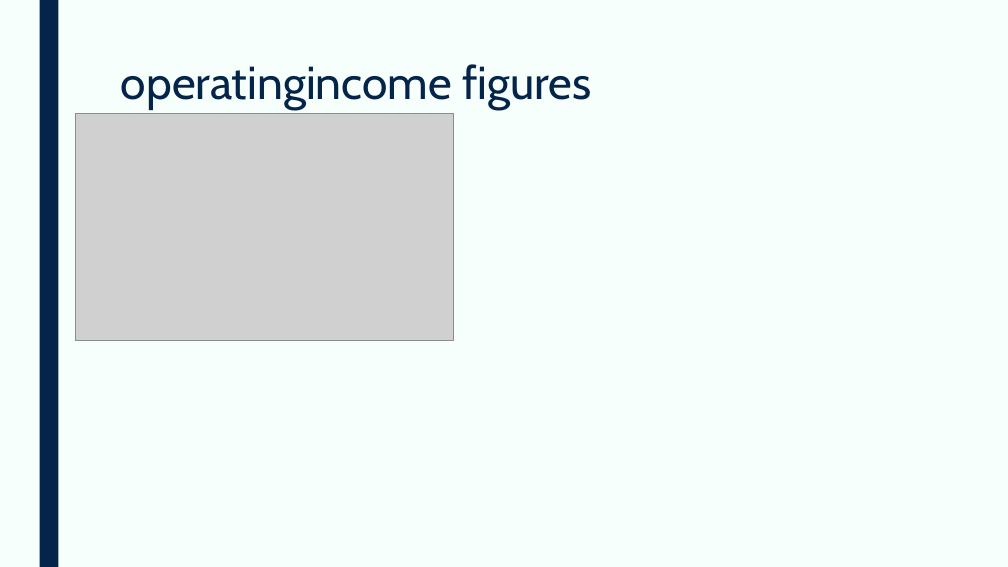
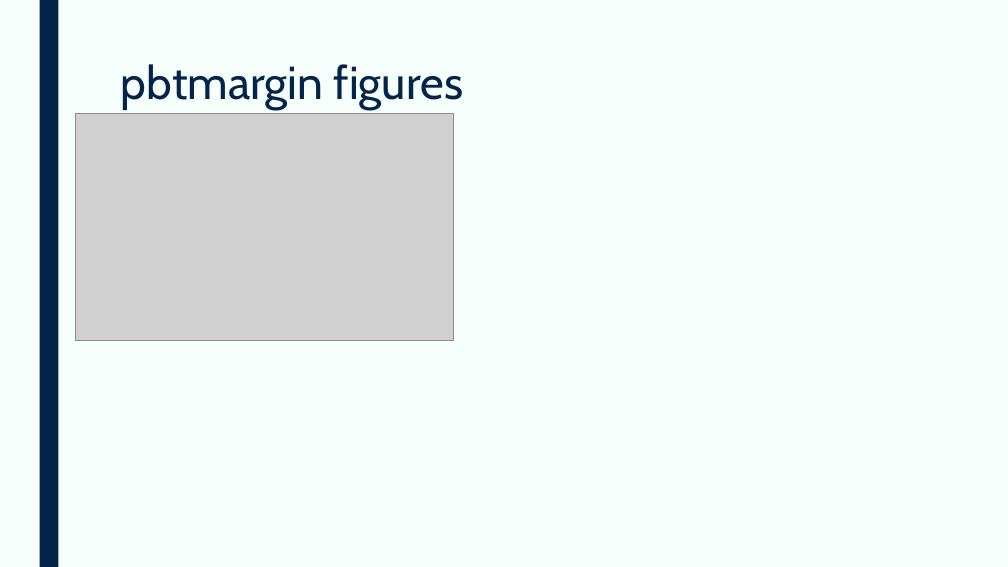
Before and after one commit to devangovind/AMUCLDISS, a slide deck: slide 8 of fastapi-backend/app/pres/output.pptx (slide 6 before the commit). Drawn at 1008x567 pixels with LibreOffice and Linux fonts; fonts in the diff are those of the drawing; grey boxes stand for pictures. Boxes give left, top, right and bottom in pixels: in the first picture for what was removed or moved away, otherwise in the second. Text is boxed around its words. In the diff, an @@ line names an element or a change of style, - is before the commit and + after.

```diff
--- a/fastapi-backend/app/pres/output.pptx
+++ b/fastapi-backend/app/pres/output.pptx
@@ title at [121, 64, 463, 110]: text changed @@
-operatingincome figures
+pbtmargin figures
```
Also in this commit, not shown: 6 other slides changed, 7 slides removed, 7 other files.
